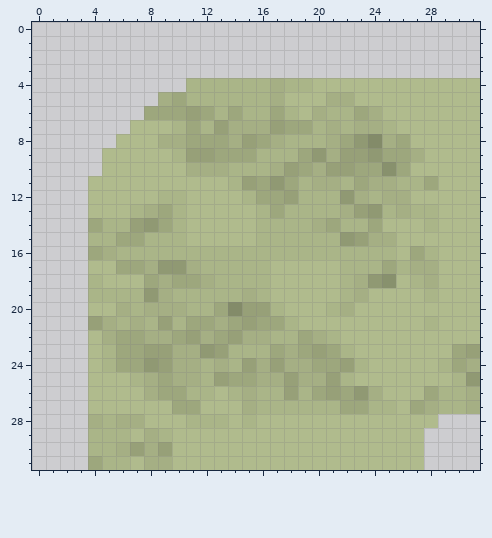
Edited in one commit: pixel-art sprite (Dido/DiDo/DiDo/Assets/Tiles/paths/turn/270.png). The picture above was drawn from the file before the commit.
The file is 32x32 pixels. Colours within 5 levels of each other are drawn and written as one.
The same view after the edit:
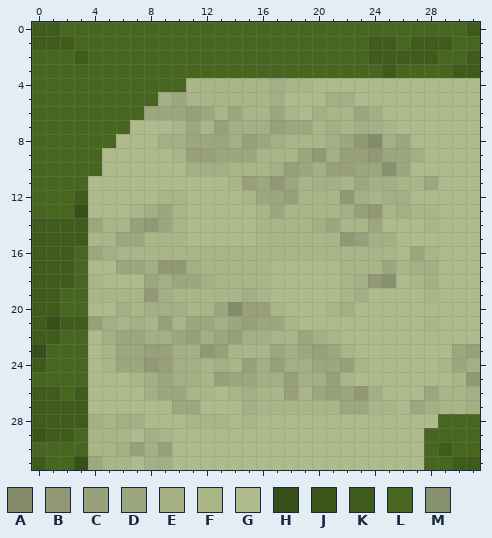
Palette (. is transparent): A #838b69  B #909973  C #97a078  D #9da77d  E #a5af84  F #aab588  G #b0bb8d  H #364f18  J #3b5519  K #3f5b1b  L #47661f  M #88916d
Difference:
The edit adds colour H in row 13 at x 3; in row 21 at x 1; in row 23 at x 0; in row 31 at x 3.
The edit adds colour J in row 29 at x 0.
The edit adds colour K in row 0 at x 0 to 1 and 31; in row 1 at x 0 to 2, 24 to 25 and 27 to 29; in row 2 at x 3, 24 to 28 and 31; in row 3 at x 25 and 30 to 31; in row 12 at x 3; in rows 14 to 15 at x 0 to 3.
The edit adds colour K in rows 16 to 18 at x 0 to 2; in rows 19 to 20 at x 0 to 1; in row 21 at x 0 and 2 to 3; in row 22 at x 0 to 1; in row 24 at x 0; in row 26 at x 0 to 1 and 3.
The edit adds colour K in rows 27 to 28 at x 0 to 3; in row 29 at x 1 to 2; in row 30 at x 29; in row 31 at x 0 and 30 to 31.
The edit adds colour L in row 0 at x 2 to 30; in row 1 at x 3 to 23, 26 and 30 to 31; in row 2 at x 0 to 2, 4 to 23 and 29 to 30; in row 3 at x 0 to 24 and 26 to 29; in row 4 at x 0 to 10; in row 5 at x 0 to 8.
The edit adds colour L in row 6 at x 0 to 7; in row 7 at x 0 to 6; in row 8 at x 0 to 5; in rows 9 to 10 at x 0 to 4; in row 11 at x 0 to 3; in rows 12 to 13 at x 0 to 2.
The edit adds colour L in rows 16 to 18 at x 3; in rows 19 to 20 at x 2 to 3; in row 22 at x 2 to 3; in rows 23 to 24 at x 1 to 3; in row 25 at x 0 to 3; in row 26 at x 2.
The edit adds colour L in row 28 at x 29 to 31; in row 29 at x 3 and 28 to 31; in row 30 at x 0 to 3, 28 and 30 to 31; in row 31 at x 1 to 2 and 28 to 29.
Pixel boxes of the changes (left, top, right, bottom) in both pictures:
added: (32, 22, 480, 470)
